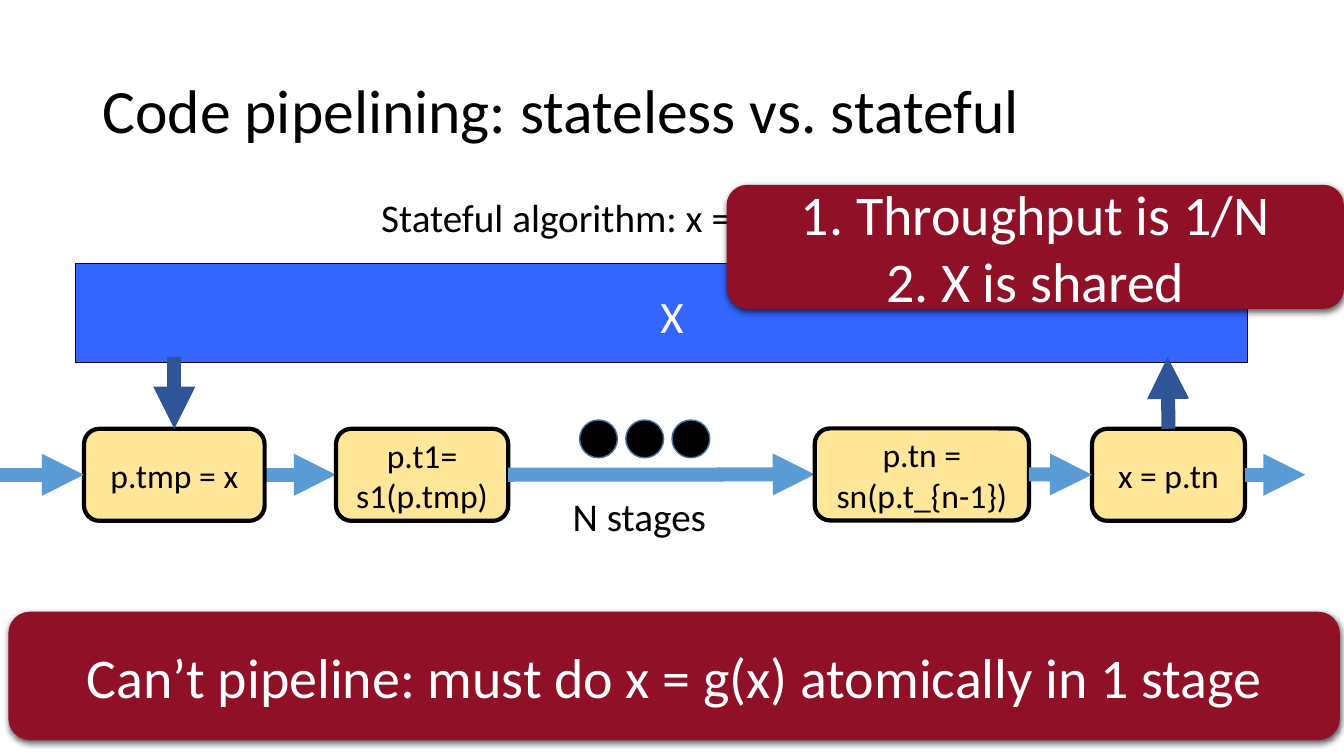
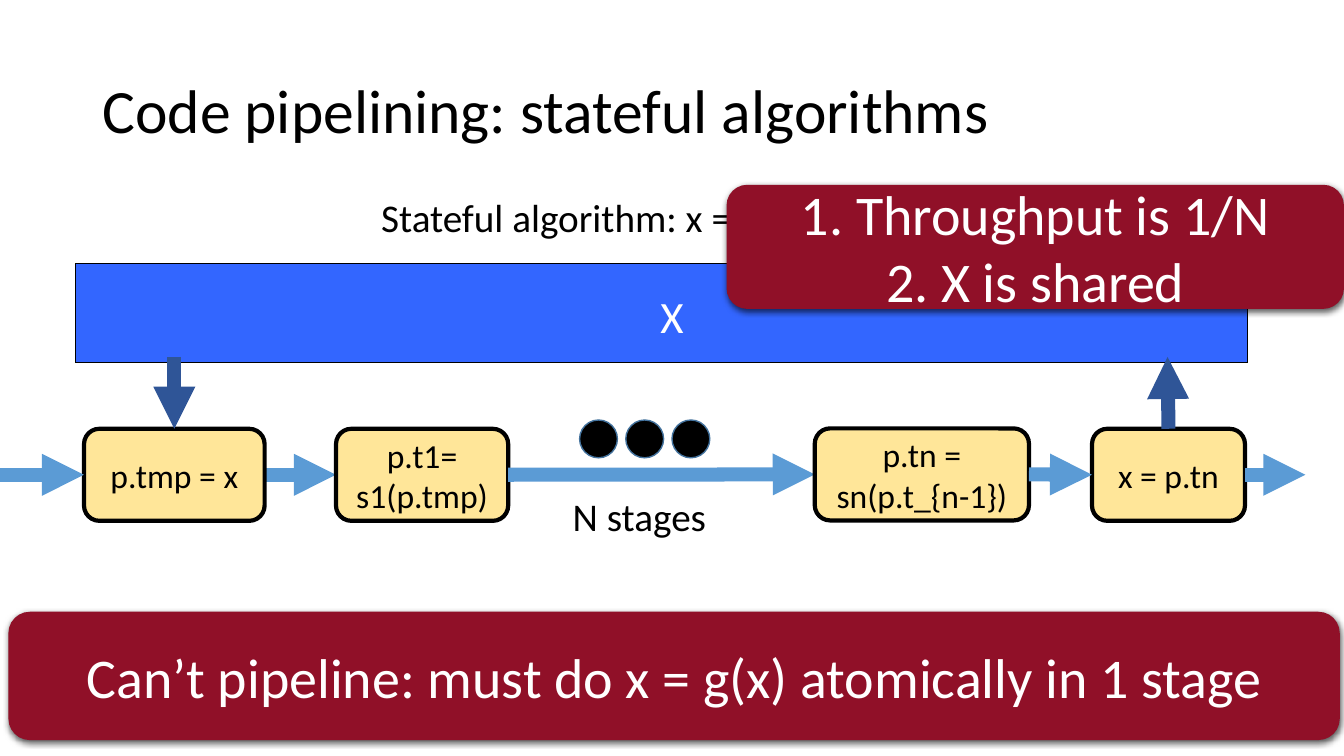
Before and after one commit to anirudhSK/pifo-domino-marple-ppts, a slide deck: slide 15 of combined_domino_pifo.pptx. Drawn at 1344x756 pixels with LibreOffice and Linux fonts; fonts in the diff are those of the drawing. Boxes give left, top, right and bottom in pixels: in the first picture for what was removed or moved away, otherwise in the second. Text is boxed around its words. In the diff, an @@ line names an element or a change of style, - is before the commit and + after.

```diff
--- a/combined_domino_pifo.pptx
+++ b/combined_domino_pifo.pptx
@@ title at bbox=[102, 90, 988, 144]: text changed @@
-Code pipelining: stateless vs. stateful
+Code pipelining: stateful algorithms
```
Also in this commit, not shown: 4 other slides changed, 1 slide added.
